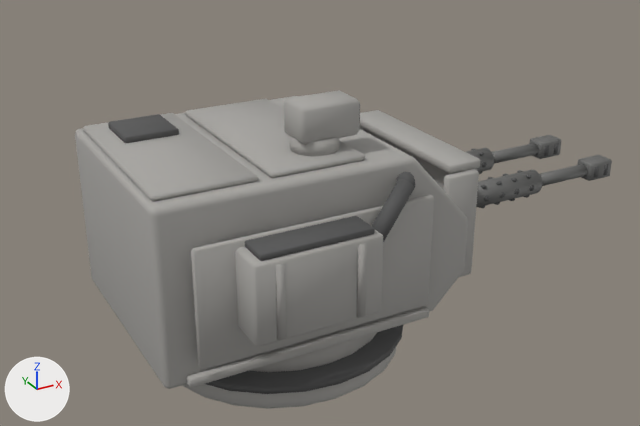
Two versions of the glTF model game/models/turrets/turret_grach_t3.glb, one commit apart.
Rendered twice from a 50 mm lens placed at (-1.101, -2.182, 1.49), pointed at (0.099, 0.0, 0.399). The lights are fixed; the arrows at lower left show +X, +Y and +Z. The picture after the commit comes second. Where no turn or scale is listed for an object, it has been applied to the vertices. Vertices at exactly the same position are counted once.

Names of what the first picture shows: 'guns', 'turret_light_t3'.
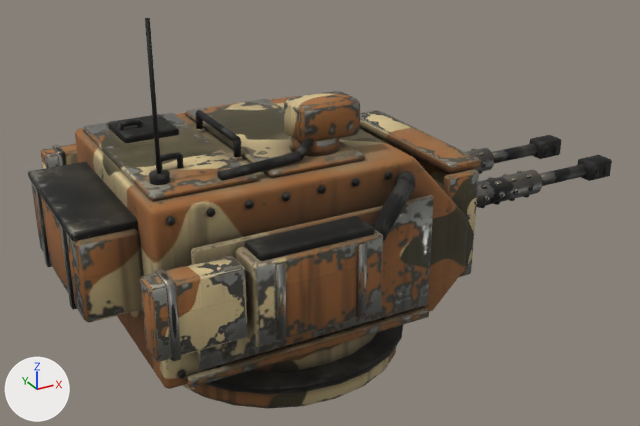
Location of each change, [x1, y1, x2, y2] in pixels of the pictures (640 x 426 px):
'turret_light_t3', reshaped (12% wider, 23% taller)
    before: [75, 90, 468, 409]
    after: [28, 18, 468, 409]
'pods', added
    after: [41, 144, 248, 362]
part 1 of me_cylinder, added
    after: [166, 216, 175, 225]
part 2 of me_cylinder, added
    after: [178, 370, 186, 378]
part 3 of me_cylinder, added
    after: [206, 208, 215, 217]
part 4 of me_cylinder, added
    after: [245, 200, 254, 209]
part 5 of me_cylinder, added
    after: [282, 193, 291, 201]
part 6 of me_cylinder, added
    after: [317, 185, 326, 194]
part 7 of me_cylinder, added
    after: [352, 178, 360, 187]
part 8 of me_cylinder, added
    after: [384, 172, 393, 180]
part 9 of me_cylinder, added
    after: [177, 154, 183, 169]
part 10 of me_cylinder, added
    after: [28, 18, 314, 323]
part 11 of me_cylinder, recoloured (grey to brown)
    both: [75, 90, 468, 409]
part 12 of me_cylinder, recoloured
    both: [108, 114, 415, 394]
part 13 of me_cube_021, recoloured (grey to brown)
    both: [359, 110, 481, 277]
part 14 of me_cube_021, recoloured (darker)
    both: [466, 135, 612, 208]
part 15 of me_cube_021, recoloured
    both: [471, 143, 609, 208]

What changed in the scene script:
```text
Add mat_turret_paint_guns:
    mat_turret_paint_guns = bpy.data.materials.new('turret_paint_guns')
    # uses the picture img_turret_paint_guns_albedo
    # uses the picture img_turret_paint_guns_normal
    # uses the picture img_turret_paint_guns_orm
Add mat_turret_paint:
    mat_turret_paint = bpy.data.materials.new('turret_paint')
    # uses the picture img_turret_paint_albedo
    # uses the picture img_turret_paint_normal
    # uses the picture img_turret_paint_orm
Add mat_turret_paint_pods:
    mat_turret_paint_pods = bpy.data.materials.new('turret_paint_pods')
    # uses the picture img_turret_paint_pods_albedo
    # uses the picture img_turret_paint_pods_normal
    # uses the picture img_turret_paint_pods_orm
Change me_cylinder:
    remove me_cylinder.from_pydata(...)  # 984 vertices, 1816 faces; spans x -0.538..0.403, y -0.521..0.521, z 0.0..0.823
    add me_cylinder.from_pydata(...)  # 1744 vertices, 3164 faces; spans x -0.701..0.403, y -0.521..0.521, z 0.0..1.086
    me_cylinder part 1: a new loose piece, an 8-sided cylinder along y spanning x -0.5029..-0.4827, y -0.3562..-0.3472, z 0.6283..0.6485, in mat_turret_paint
    me_cylinder part 2: a new loose piece, an 8-sided cylinder along y spanning x -0.5029..-0.4827, y -0.3562..-0.3472, z 0.2027..0.2229, in mat_turret_paint
    me_cylinder part 3: a new loose piece, an 8-sided cylinder along y spanning x -0.4021..-0.3819, y -0.3562..-0.3472, z 0.6283..0.6485, in mat_turret_paint
    me_cylinder part 4: a new loose piece, an 8-sided cylinder along y spanning x -0.3013..-0.2811, y -0.3562..-0.3472, z 0.6283..0.6485, in mat_turret_paint
    me_cylinder part 5: a new loose piece, an 8-sided cylinder along y spanning x -0.2005..-0.1803, y -0.3562..-0.3472, z 0.6283..0.6485, in mat_turret_paint
    me_cylinder part 6: a new loose piece, an 8-sided cylinder along y spanning x -0.0997..-0.0795, y -0.3562..-0.3472, z 0.6283..0.6485, in mat_turret_paint
    me_cylinder part 7: a new loose piece, an 8-sided cylinder along y spanning x 0.0011..0.0213, y -0.3562..-0.3472, z 0.6283..0.6485, in mat_turret_paint
    me_cylinder part 8: a new loose piece, an 8-sided cylinder along y spanning x 0.1019..0.1221, y -0.3562..-0.3472, z 0.6283..0.6485, in mat_turret_paint
    me_cylinder part 9: a new loose piece, a 10-sided cylinder along z spanning x -0.4..-0.384, y -0.164..-0.149, z 0.689..0.722, in mat_turret_paint
    me_cylinder part 10: 272 vertices added at x -0.701..-0.036, y -0.293..0.246, z 0.356..1.086
    me_cylinder part 11: 1164 faces spanning x -0.538..0.403, y -0.521..0.521, z 0.0..0.823 switch from mat_turret_body (grey #aaa8a4) to mat_turret_paint
    me_cylinder part 12: 652 faces spanning x -0.459..0.342, y -0.504..0.504, z 0.066..0.804 switch from mat_turret_dark (dark grey #595959) to mat_turret_paint
    other edits to the shape of me_cylinder do not show in these pictures
Change me_cube_021:
    where me_cube_021.from_pydata(...)  # 1424 vertices, 2536 faces; spans x 0.011..0.827, y -0.305..0.305, z -0.168..0.193
    me_cube_021 part 13: 176 faces spanning x 0.011..0.146, y -0.305..0.305, z -0.168..0.193 switch from mat_turret_body (grey #aaa8a4) to mat_turret_paint_guns
    me_cube_021 part 14: 544 faces spanning x 0.134..0.823, y -0.181..0.181, z -0.058..0.058 switch from mat_turret_barrel (grey #737371) to mat_turret_paint_guns
    me_cube_021 part 15: 1816 faces spanning x 0.203..0.827, y -0.166..0.166, z -0.037..0.037 switch from mat_turret_dark (dark grey #595959) to mat_turret_paint_guns
Add ob_pods:
    ob_pods = bpy.data.objects.new('pods', me_cube_035)  # 376 vertices, 680 faces; spans x -0.607..-0.373, y -0.523..0.523, z 0.372..0.568
    ob_pods.location = (0.0, 0.0, 0.0)
```
